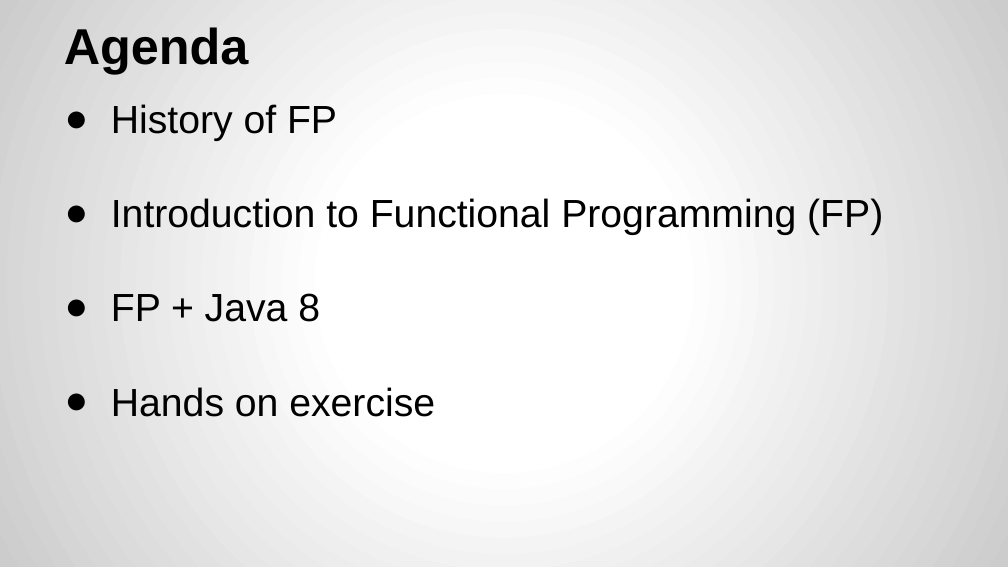
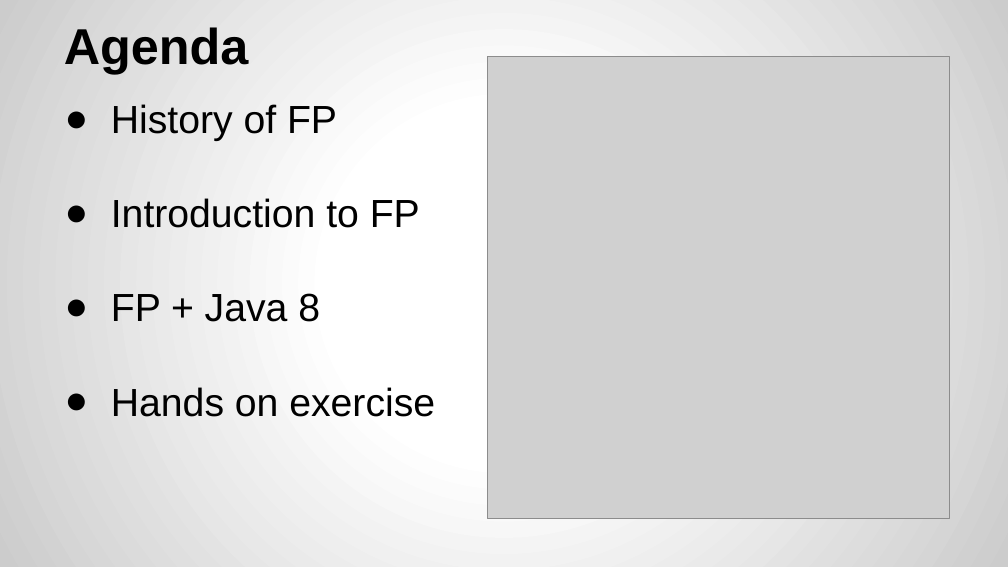
Before and after one commit to yogeshrnaik/presentations, a slide deck: slide 2 of Functional Programming with Java 8.pptx. Drawn at 1008x567 pixels with LibreOffice and Linux fonts; fonts in the diff are those of the drawing; grey boxes stand for pictures. Boxes give left, top, right and bottom in pixels: in the first picture for what was removed or moved away, otherwise in the second. Text is boxed around its words. In the diff, an @@ line names an element or a change of style, - is before the commit and + after.

```diff
--- a/Functional Programming with Java 8.pptx
+++ b/Functional Programming with Java 8.pptx
@@ picture added at (487,56,949,518) @@
@@ text at (111,198,420,228): text changed @@
-● Introduction to Functional Programming (FP)
+● Introduction to FP
```
Also in this commit, not shown: 6 other slides changed.
